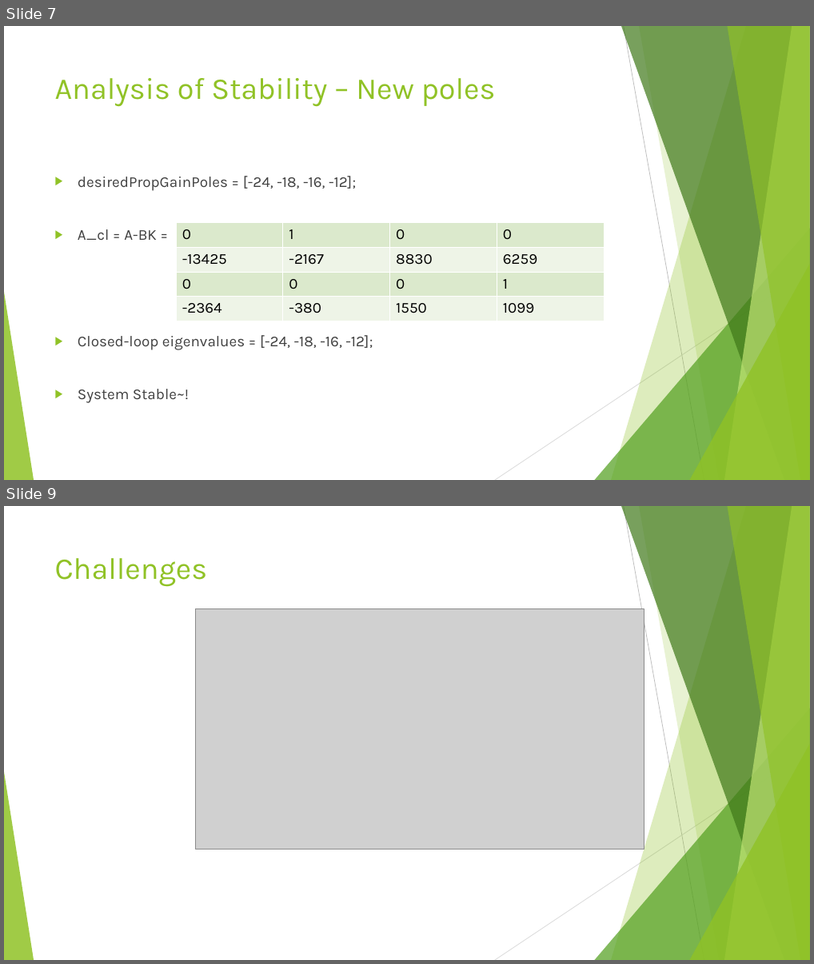
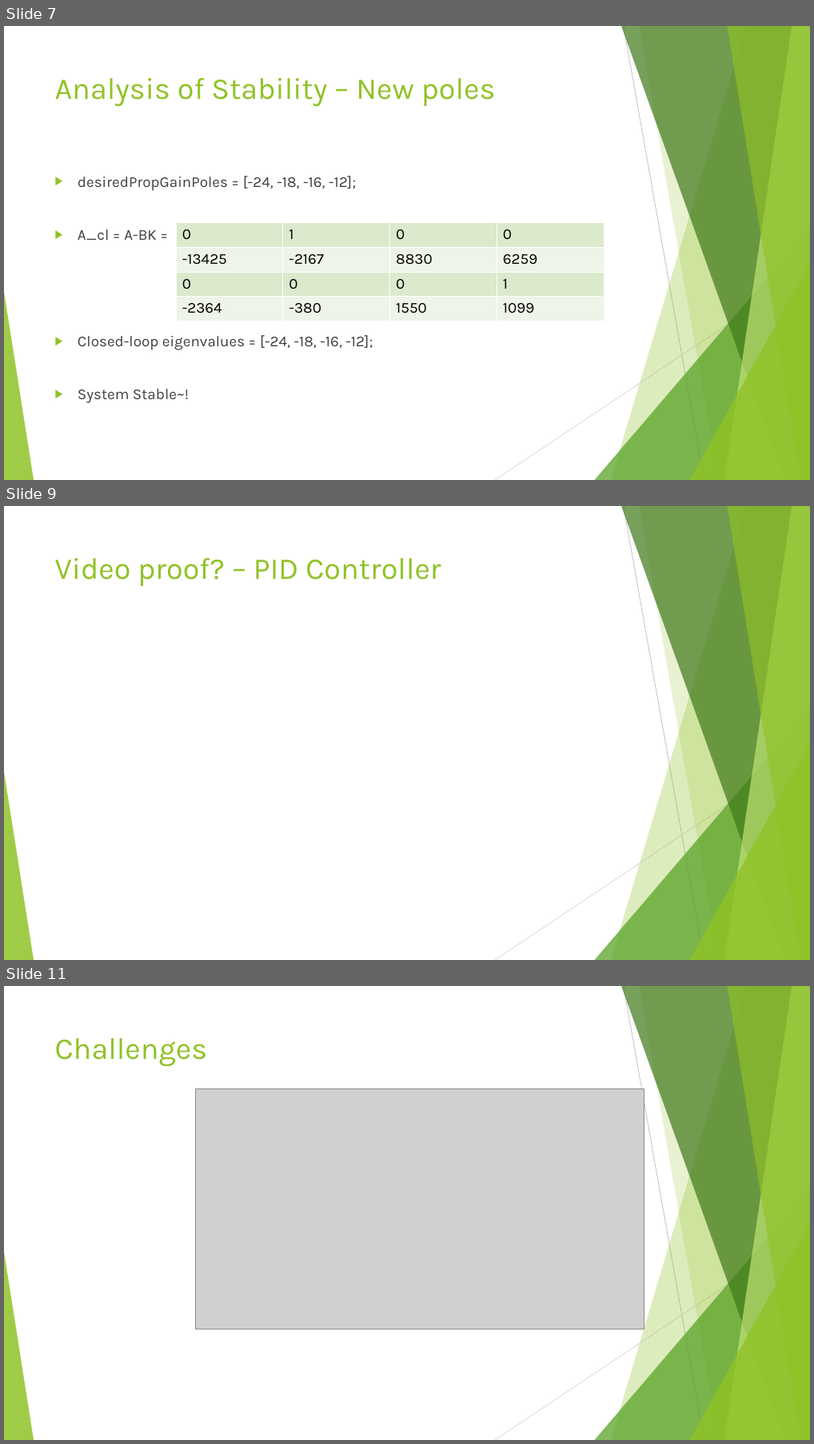
Before and after one commit to mcrusso2/EEP547_Project, a slide deck: Russo_Gaddis_EEP547_project.pptx. Shown one above the other, each under a label of ours: slides 7 and 9 before the commit, slides 7, 9 and 11 after it; the slides between them are not shown. The pictures are 814x964 and 814x1444 pixels, drawn with LibreOffice and Linux fonts; fonts in the diff are those of the drawing; grey boxes stand for pictures. Boxes give left, top, right and bottom in pixels: in the first picture for what was removed or moved away, otherwise in the second. Text is boxed around its words. In the diff, an @@ line names an element or a change of style, - is before the commit and + after.

```diff
--- a/Russo_Gaddis_EEP547_project.pptx
+++ b/Russo_Gaddis_EEP547_project.pptx
@@ slide 9 added at (x1=4, y1=506, x2=810, y2=960), background #FFFFFF; not listed: 10 template elements that a slide beside it also shows @@
@@ title added at (x1=55, y1=558, x2=441, y2=586), 36 pt, text #90C226 @@
+Video proof? – PID Controller
@@ what was slide 9 is now slide 11 @@
```
Also in this commit, not shown: 1 slide changed, 1 other slide added.
